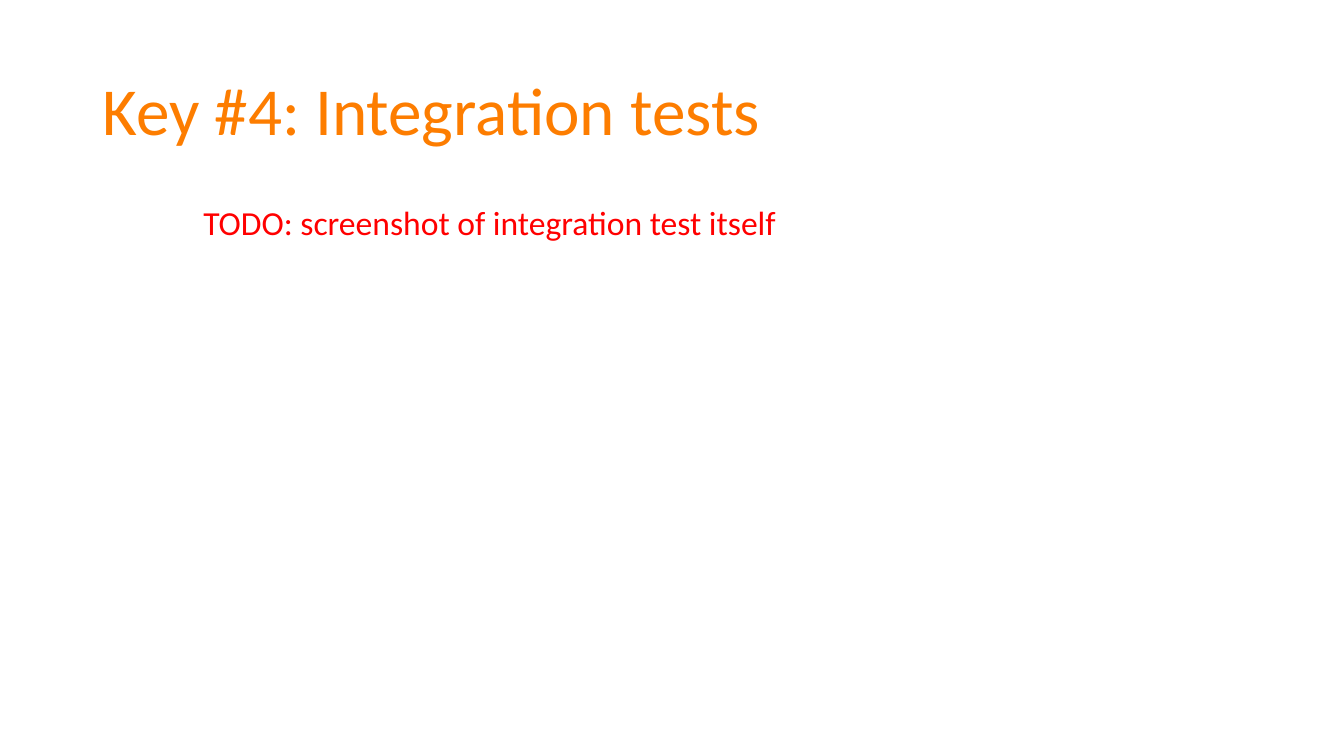
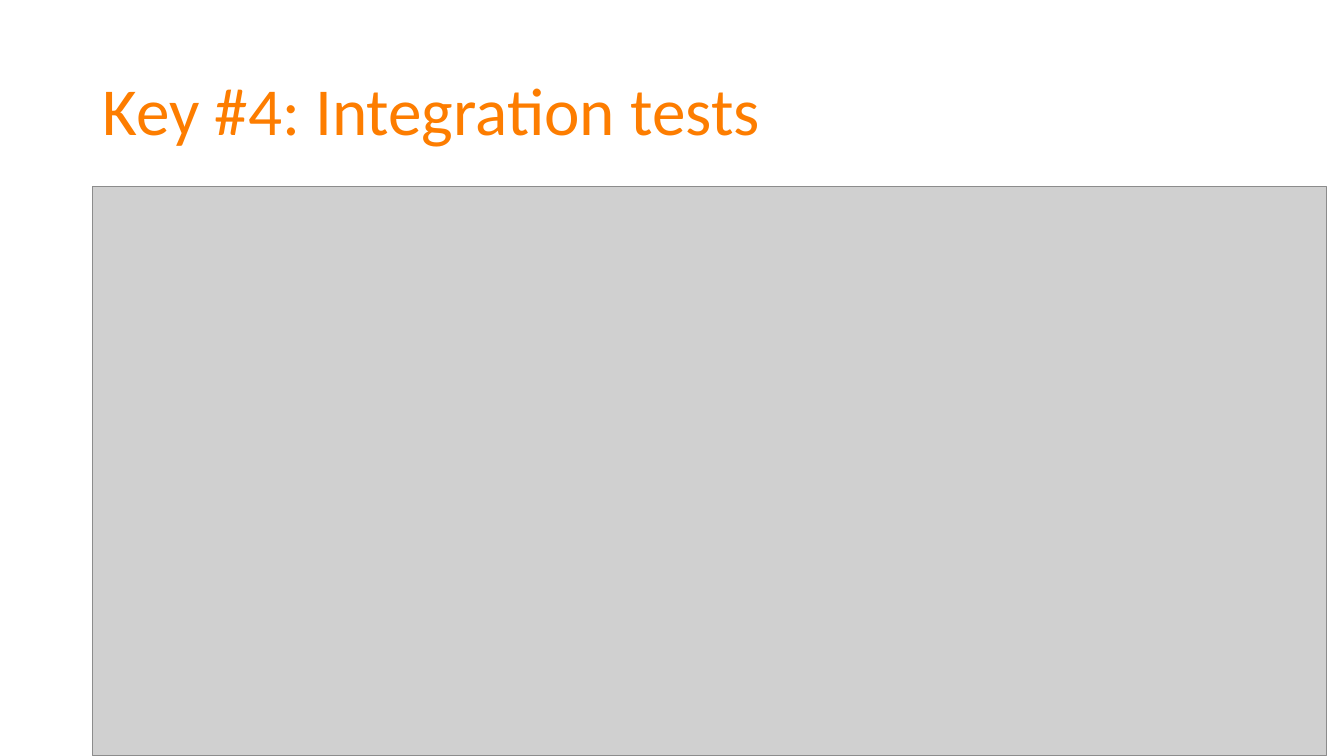
Before and after one commit to spetryjohnson/Talk-Patterns_of_Effective_Test_Setup, a slide deck: slide 77 of POETS - CodeMash 2017.pptx. Drawn at 1344x756 pixels with LibreOffice and Linux fonts; fonts in the diff are those of the drawing; grey boxes stand for pictures. Boxes give left, top, right and bottom in pixels: in the first picture for what was removed or moved away, otherwise in the second. Text is boxed around its words. In the diff, an @@ line names an element or a change of style, - is before the commit and + after.

Commit message:
All screenshots complete!
There is still some inconcistency w/ legacy screenshots in terms of
coloring (i.e. red vs yellow highlights), but gonna try and turn off my
OCD for a bit and make meaningful progress elsewhere...

```diff
--- a/POETS - CodeMash 2017.pptx
+++ b/POETS - CodeMash 2017.pptx
@@ picture added at box(93, 187, 1327, 756) @@
@@ text removed at box(203, 211, 776, 241) @@
-    TODO: screenshot of integration test itself
```
Also in this commit, not shown: 2 other slides changed, 1 slide added, 4 other files.
